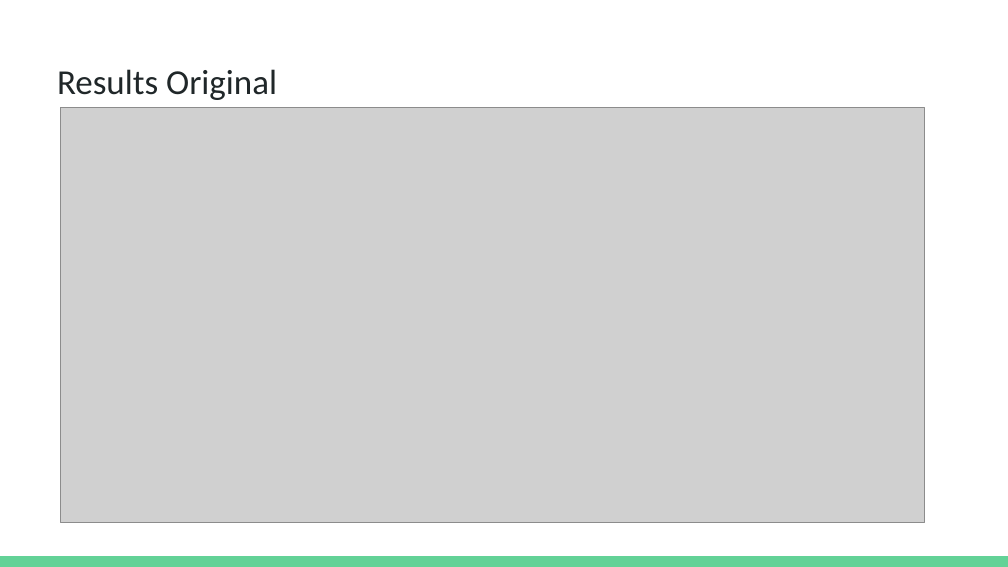
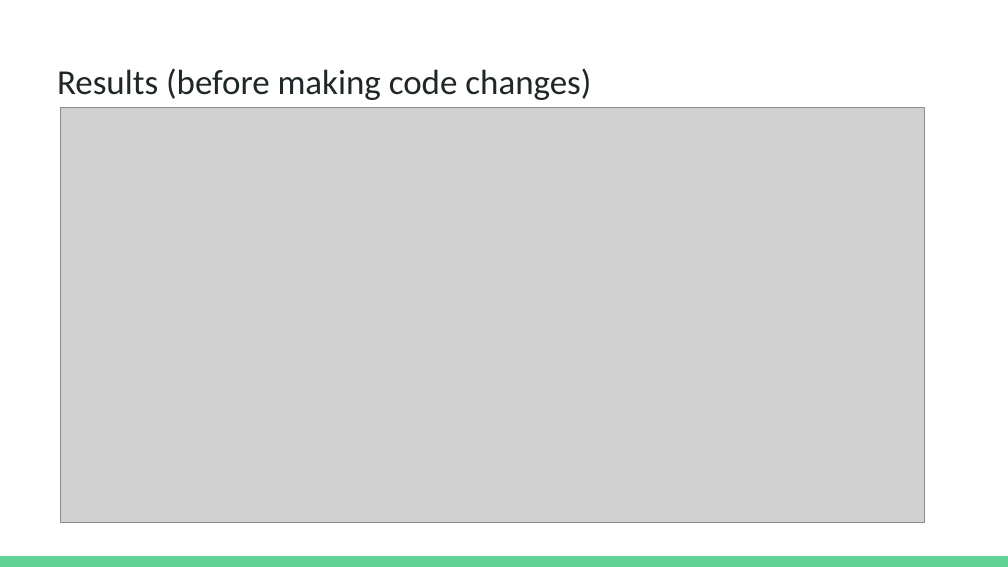
Before and after one commit to dbiswas0605/MCS-DS-CS598-DLH-HiCu, a slide deck: slide 11 of Presentation/CS598 DL4H Project Presentation.pptx. Drawn at 1008x567 pixels with LibreOffice and Linux fonts; fonts in the diff are those of the drawing; grey boxes stand for pictures. Boxes give left, top, right and bottom in pixels: in the first picture for what was removed or moved away, otherwise in the second. Text is boxed around its words. In the diff, an @@ line names an element or a change of style, - is before the commit and + after.

```diff
--- a/Presentation/CS598 DL4H Project Presentation.pptx
+++ b/Presentation/CS598 DL4H Project Presentation.pptx
@@ title at (x1=57, y1=68, x2=591, y2=100): text changed @@
-Results Original
+Results (before making code changes)
```
Also in this commit, not shown: 11 other slides changed.
